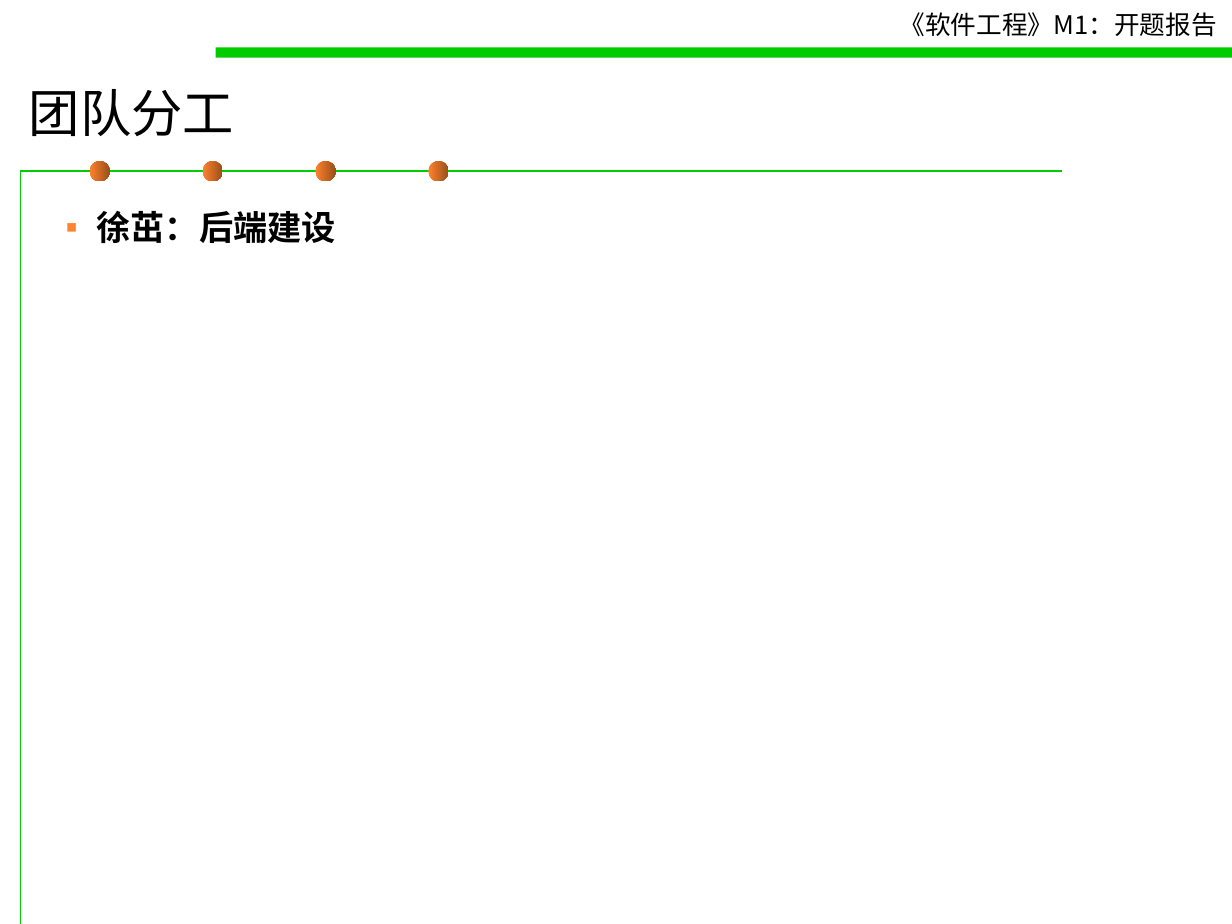
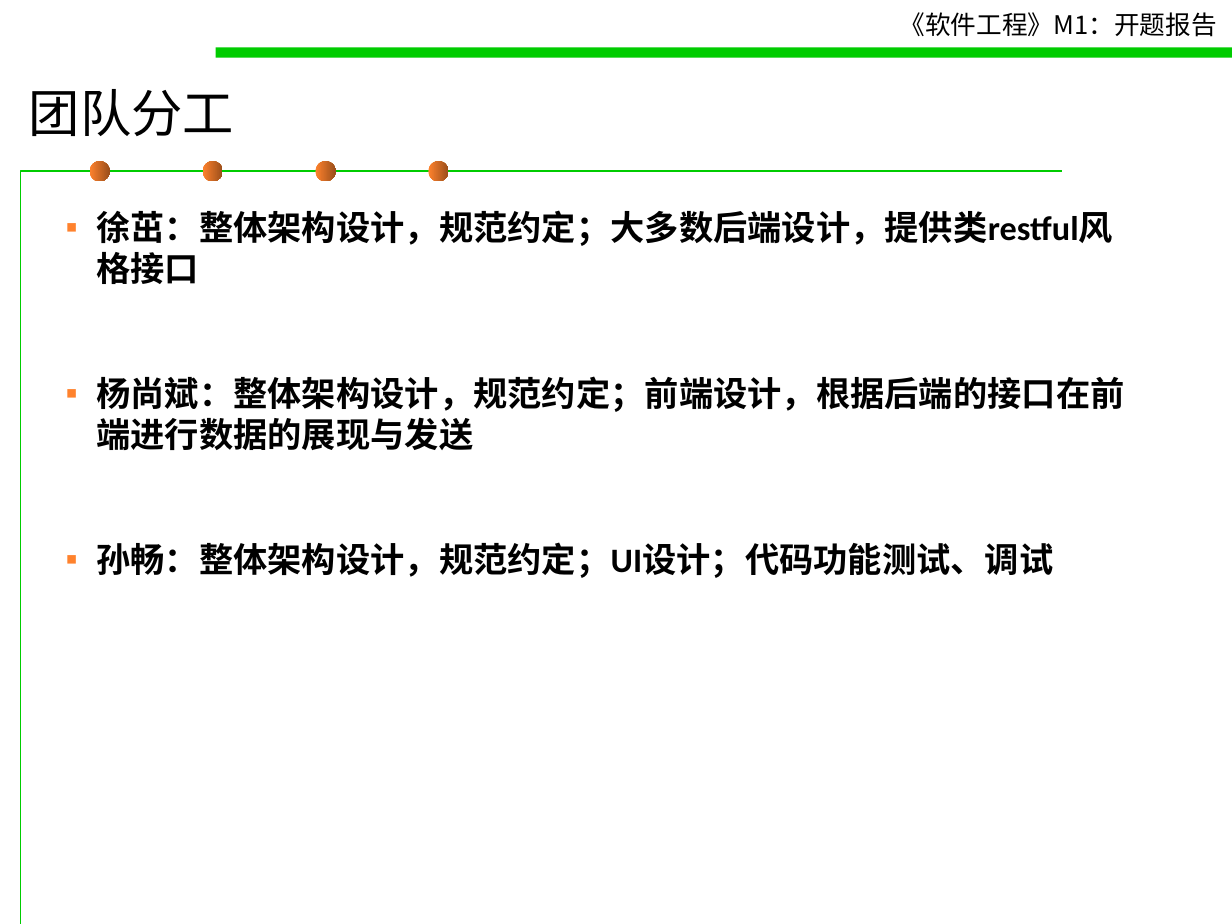
Before and after one commit to October-66/Traveler-Pal, a slide deck: slide 8 of doc/M1 - 开题报告.ppt. Drawn at 1232x924 pixels with LibreOffice and Linux fonts; fonts in the diff are those of the drawing. Boxes give left, top, right and bottom in pixels: in the first picture for what was removed or moved away, otherwise in the second. Text is boxed around its words. In the diff, an @@ line names an element or a change of style, - is before the commit and + after.

```diff
--- a/doc/M1 - 开题报告.ppt
+++ b/doc/M1 - 开题报告.ppt
@@ text at <box>96,210,1124,578</box>: text changed @@
-▪ 徐茁：后端建设
+▪ 徐茁：整体架构设计，规范约定；大多数后端设计，提供类restful风格接口
+▪ 杨尚斌：整体架构设计，规范约定；前端设计，根据后端的接口在前端进行数据的展现与发送
+▪ 孙畅：整体架构设计，规范约定；UI设计；代码功能测试、调试
```
Also in this commit, not shown: 4 other slides changed, 1 slide added, 1 slide removed.
